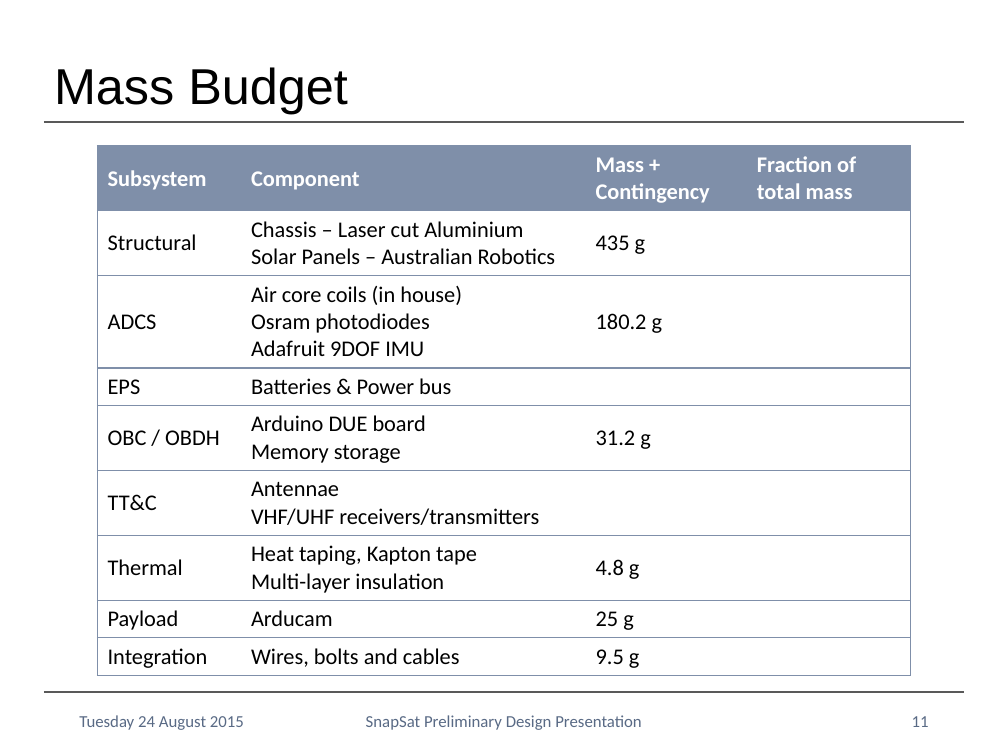
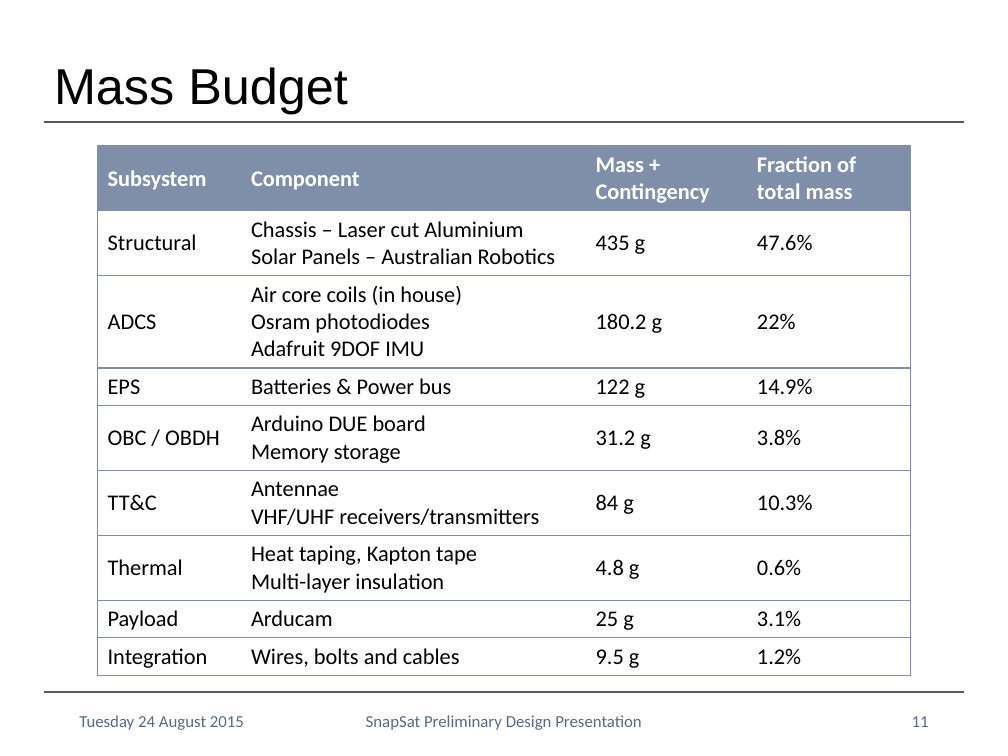
Before and after one commit to NikitaSardesai/AERO3760-Space-Engineering-2, a slide deck: slide 11 of Presentation/SnapSat PDR Presentation.pptx. Drawn at 1008x756 pixels with LibreOffice and Linux fonts; fonts in the diff are those of the drawing; background and template pictures are left out. Boxes give left, top, right and bottom in pixels: in the first picture for what was removed or moved away, otherwise in the second. Text is boxed around its words. In the diff, an @@ line names an element or a change of style, - is before the commit and + after.

Commit message:
Mass Updates

```diff
--- a/Presentation/SnapSat PDR Presentation.pptx
+++ b/Presentation/SnapSat PDR Presentation.pptx
@@ table at <box>98,146,910,672</box> @@
-row 2, column 4: 
+row 2, column 4: 47.6%
-row 3, column 4: 
+row 3, column 4: 22%
-row 4, column 3: 
+row 4, column 3: 122 g
-row 4, column 4: 
+row 4, column 4: 14.9%
-row 5, column 4: 
+row 5, column 4: 3.8%
-row 6, column 3: 
+row 6, column 3: 84 g
-row 6, column 4: 
+row 6, column 4: 10.3%
-row 7, column 4: 
+row 7, column 4: 0.6%
-row 8, column 4: 
+row 8, column 4: 3.1%
-row 9, column 4: 
+row 9, column 4: 1.2%
```
Also in this commit, not shown: 3 other files.
